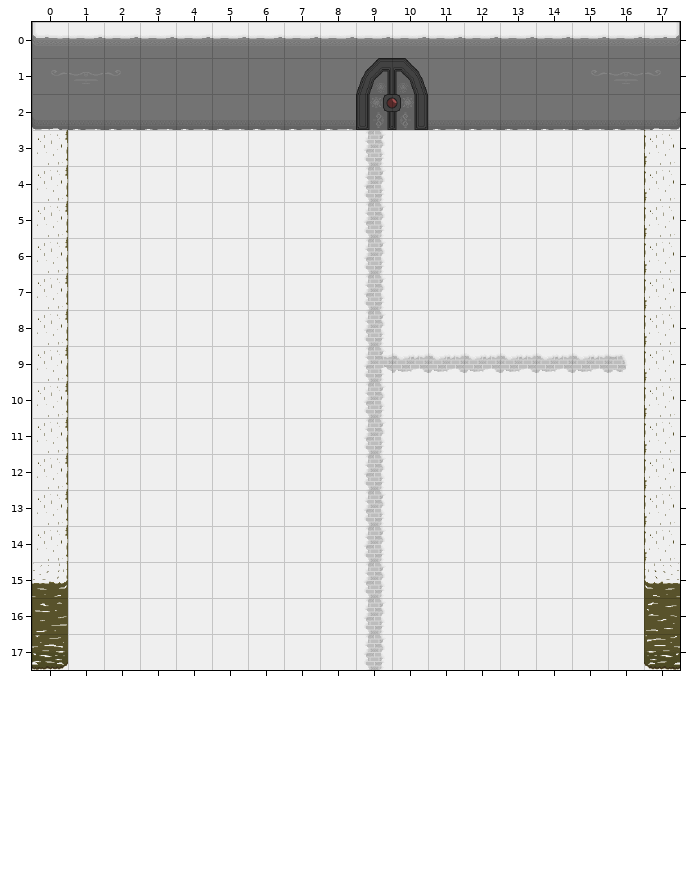
Tiled map (JSON), stored at assets/data/maps/debugRoom.json. Above: the version before the commit.
Cells are 64x64 px. Shown: x 0..17, y 0..17.
Now the later version:
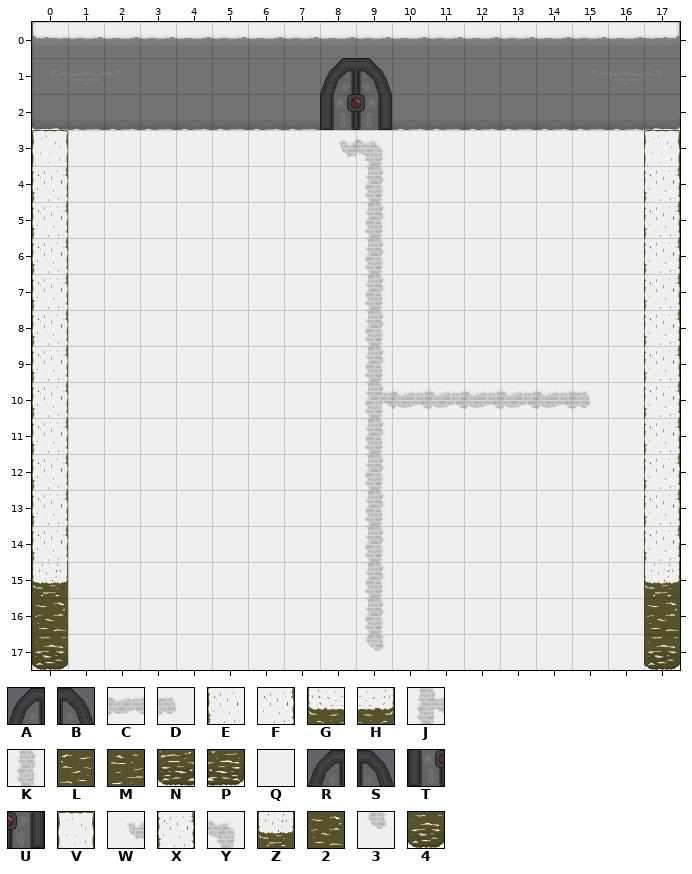
Key: from "door_tilesheet": A 0, B 1; from "malkhut_winter_outlined": C 15, D 16, E 17, F 19, G 34, H 36, J 44, K 47, L 51, M 53, N 68, P 70, Q 98, R 170, S 171, T 187, U 188; from "malkhut_winter_tilesheet": V 6, W 14, X 23, Y 29, Z 40, 2 57, 3 64, 4 74.
_ is an empty cell.
From old to new:
Layer "FloorLayer":
Tile K gives way to tile 3 in row 17 at x 9.
Tile Q gives way to tile C in row 10 at x 10 to 14.
Tile Q gives way to tile D in row 10 at x 15.
Tile K gives way to tile J in row 10 at x 9.
Tile J gives way to tile K in row 9 at x 9.
Tile C gives way to tile Q in row 9 at x 10 to 15.
Tile D gives way to tile Q in row 9 at x 16.
Tile Q gives way to tile W in row 3 at x 8.
Tile K gives way to tile Y in row 3 at x 9.
Layer "WallLayer":
Tile L gives way to tile 2 in row 16 at x 17.
Tile M gives way to tile 2 in row 16 at x 0.
Tile N gives way to tile 4 in row 17 at x 17.
Tile P gives way to tile 4 in row 17 at x 0.
Tile E gives way to tile V in row 3 at x 17.
Tile F gives way to tile V in row 3 at x 0.
Tile E gives way to tile X in rows 4 to 14 at x 17.
Tile F gives way to tile X in rows 4 to 14 at x 0.
Tile G gives way to tile Z in row 15 at x 17.
Tile H gives way to tile Z in row 15 at x 0.
Layer "DoorLayer":
The edit adds tile A in row 1 at x 8.
Tile R gives way to tile B in row 1 at x 9.
The edit adds tile T in row 2 at x 8.
Tile T gives way to tile U in row 2 at x 9.
The author cleared tile S in row 1 at x 10.
The author cleared tile U in row 2 at x 10.
Where, in picture pixels (left, top, right, bottom), the same in both pictures:
changed: (320, 58, 680, 670)
changed: (32, 130, 68, 670)
